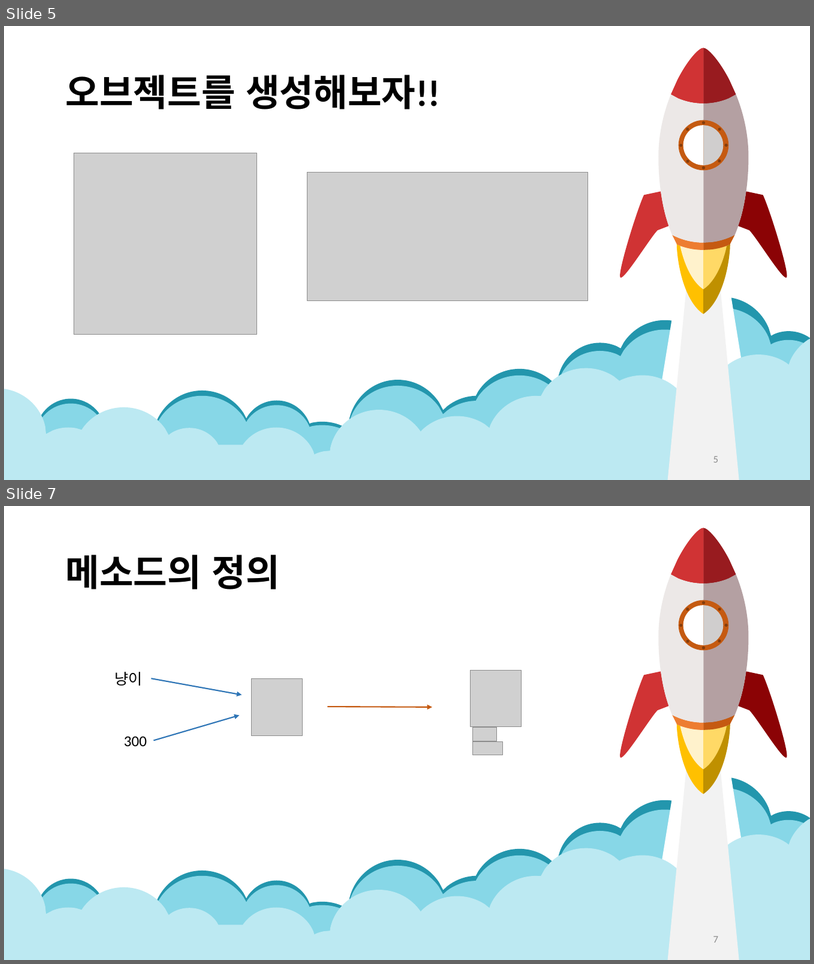
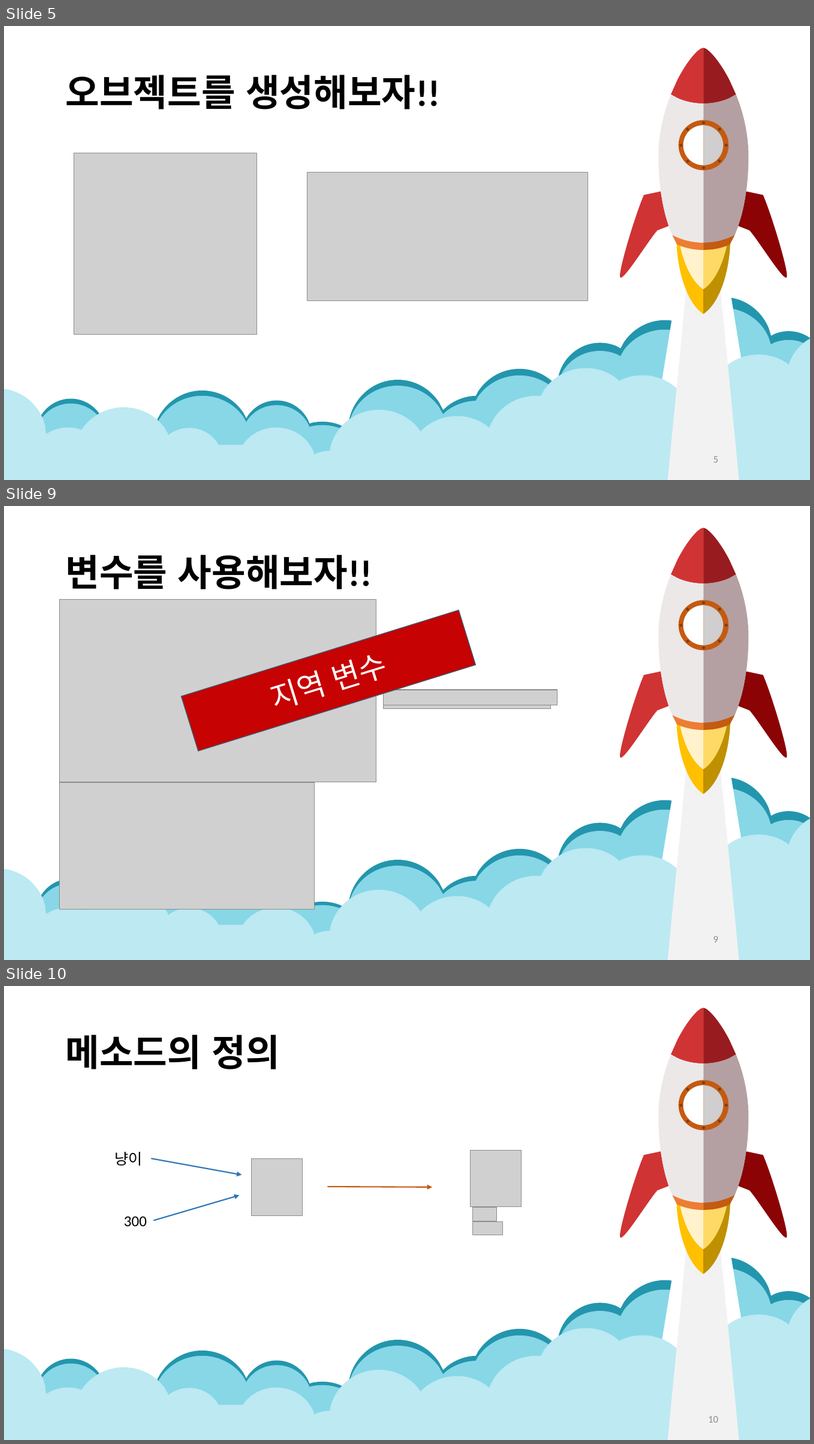
Before and after one commit to Ahji89/JavaStudy, a slide deck: java/ppt/1회차 - 객체와 클래스.pptx. Shown one above the other, each under a label of ours: slides 5 and 7 before the commit, slides 5, 9 and 10 after it; the slides between them are not shown. The pictures are 814x964 and 814x1444 pixels, drawn with LibreOffice and Linux fonts; fonts in the diff are those of the drawing; grey boxes stand for pictures. Boxes give left, top, right and bottom in pixels: in the first picture for what was removed or moved away, otherwise in the second. Text is boxed around its words. In the diff, an @@ line names an element or a change of style, - is before the commit and + after.

```diff
--- a/java/ppt/1회차 - 객체와 클래스.pptx
+++ b/java/ppt/1회차 - 객체와 클래스.pptx
@@ slide 9 added at bbox=[4, 506, 810, 960], background #FFFFFF; not listed: 32 template elements that a slide beside it also shows @@
@@ title added at bbox=[65, 555, 372, 589], 44 pt, text #000000, bold @@
+변수를 사용해보자!!
@@ picture added at bbox=[60, 600, 364, 776] @@
@@ picture added at bbox=[60, 599, 377, 782] @@
@@ rectangle added at bbox=[182, 610, 476, 750], fill #C60202, outline #44546A 1 pt, 36 pt, text #FFFFFF @@
+지역 변수
@@ picture added at bbox=[383, 691, 551, 708] @@
@@ picture added at bbox=[383, 690, 558, 705] @@
@@ picture added at bbox=[60, 782, 315, 909] @@
@@ picture added at bbox=[60, 783, 315, 909] @@
@@ page number added at bbox=[714, 936, 719, 942], 12 pt, text #8C8C8C @@
+9
@@ what was slide 7 is now slide 10 @@
@@ page number at bbox=[708, 1416, 719, 1422]: text changed @@
-7
+10
```
Also in this commit, not shown: 8 slides changed, 2 other slides added, 4 other files.
